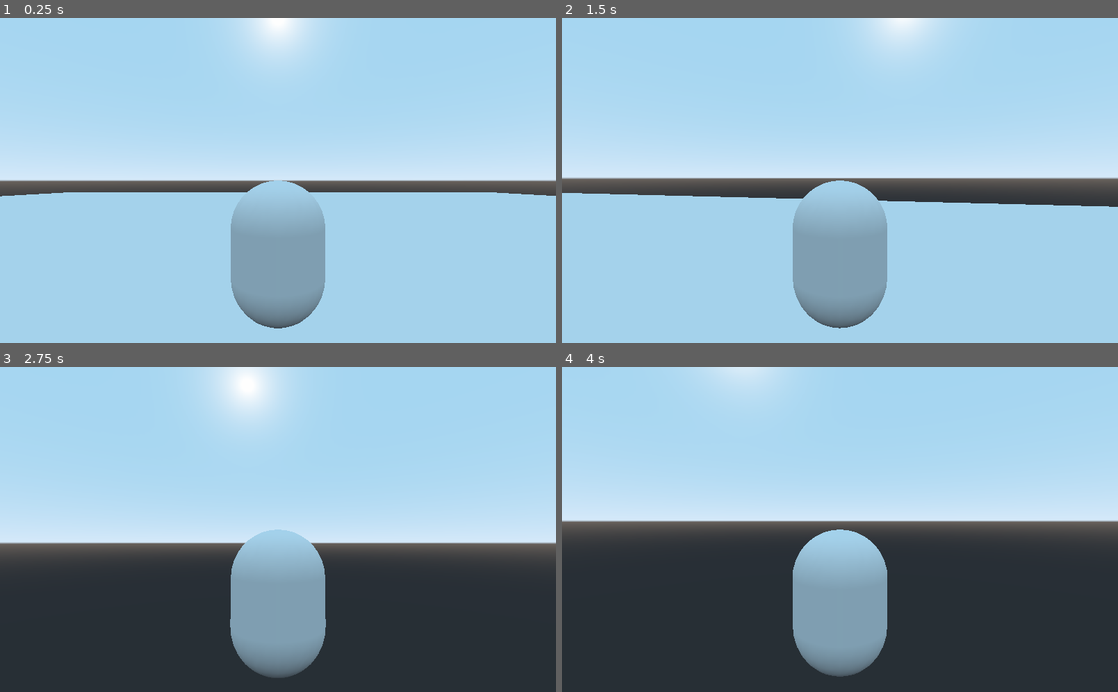
Above: before the commit, frames 1-4 (two rows, left to right).
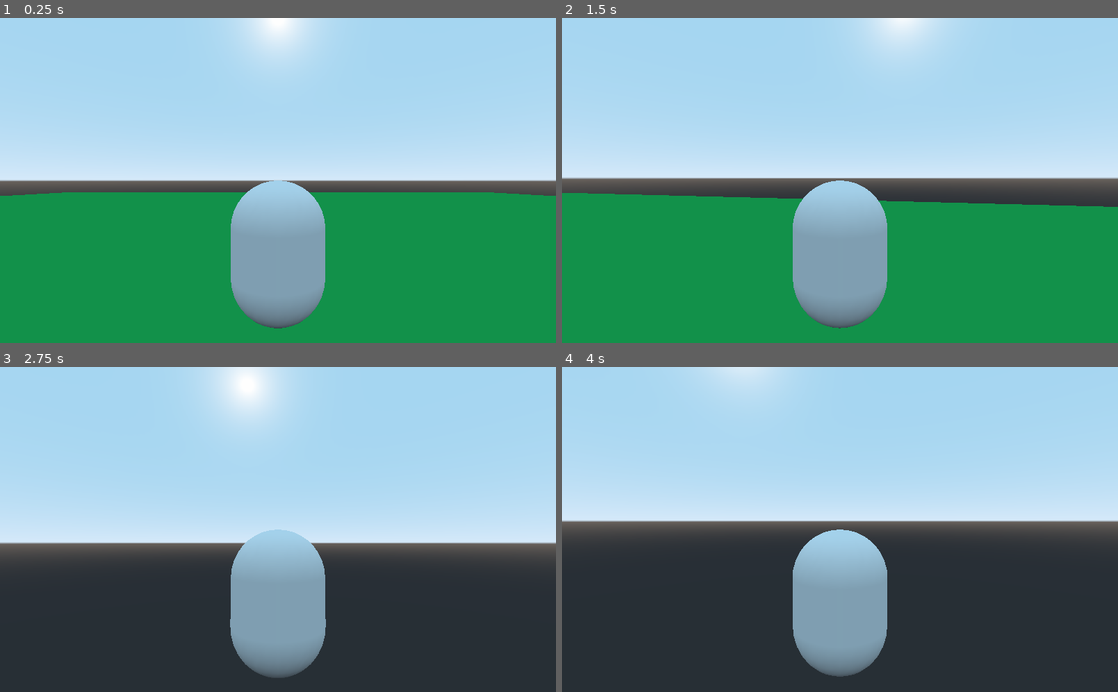
Above: after the commit, the same moments.

Repository: Attila1617/Symmetry
Game: Godot game, scene res://tscn/TestRoom.tscn
Two runs of this game, one before a commit and one after it. Both use one fixed random seed, a clock stepped at 60 frames per second and the inputs below.
Inputs (mouse positions are in pixels of both pictures, inside the frame that each line leads up to):
- Up to frame 1 (0.25 s): no input
- Up to frame 2 (1.5 s): move the mouse to (867, 180) at 0.52 s; hold Shift (shift) 0.53-1.28 s; hold W (move_forward) from 0.53 s (still down); tap Space (jump) at 0.77 s; move the mouse to (812, 180) at 1.27 s; tap Shift (shift) at 1.35 s
- Up to frame 3 (2.75 s): keep holding W (move_forward); tap Space (jump) at 1.52 s; move the mouse to (289, 523) at 2.02 s; hold Shift (shift) from 2.03 s (still down)
- Up to frame 4 (4 s): keep holding W (move_forward); move the mouse to (834, 536) at 2.77 s; release Shift (shift) at 2.78 s; tap Shift (shift) at 2.85 s; tap Space (jump) at 3.02, 3.77 s; tap Enter at 3.5 s; move the mouse to (878, 532) at 3.52 s; hold Shift (shift) from 3.53 s (still down)

The runs differ from the first frame. In frame 1, 40% of the frame differs, in the area x 0-100%, y 53-100%; in frame 2, 38%; in frame 3, less than 0.1%; in frame 4, less than 0.1%.

Commit message:
Floor's new color

Diff:
--- a/tscn/TestRoom.tscn
+++ b/tscn/TestRoom.tscn
@@ -1,14 +1,18 @@
-[gd_scene load_steps=2 format=2]
+[gd_scene load_steps=3 format=2]
 
 [ext_resource path="res://tscn/Player.tscn" type="PackedScene" id=1]
+
+[sub_resource type="SpatialMaterial" id=1]
+albedo_color = Color( 0.0745098, 0.690196, 0.301961, 1 )
 
 [node name="World" type="Spatial"]
 transform = Transform( 1, 0, 0, 0, 1, 0, 0, 0, 1, 0, 0, 0 )
 
 [node name="Floor" type="CSGBox" parent="."]
-transform = Transform( 60, -2.61543e-05, 0.0198228, 0.0313872, 0.05, -0.00657153, -0.0198197, 5.48409e-06, 60, 0, 0, 0 )
+transform = Transform( 60, 0, 0, 0, 0.05, 0, 0, 0, 60, 0, 0, 0 )
 calculate_tangents = false
 use_collision = true
+material = SubResource( 1 )
 
 [node name="Player" parent="." instance=ExtResource( 1 )]
 transform = Transform( 1, 2.50306e-11, 0, -1.7284e-12, 1, 0, 0, 0, 1, -0.000585678, 3.88546, -0.00103119 )
